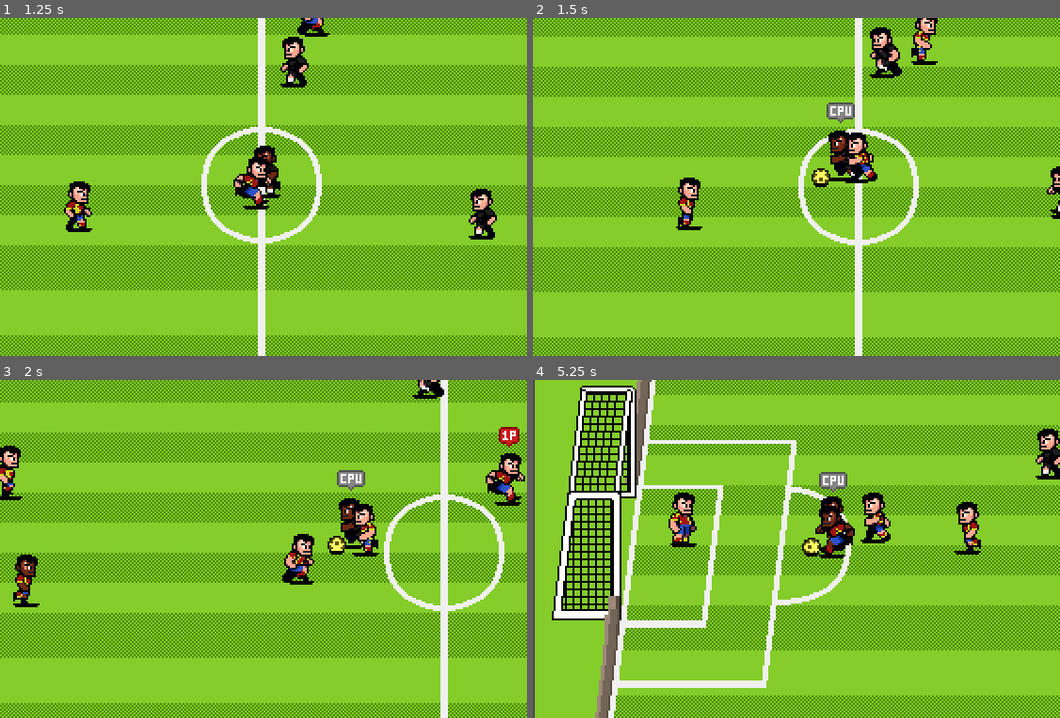
Above: before the commit, frames 1-4 (two rows, left to right).
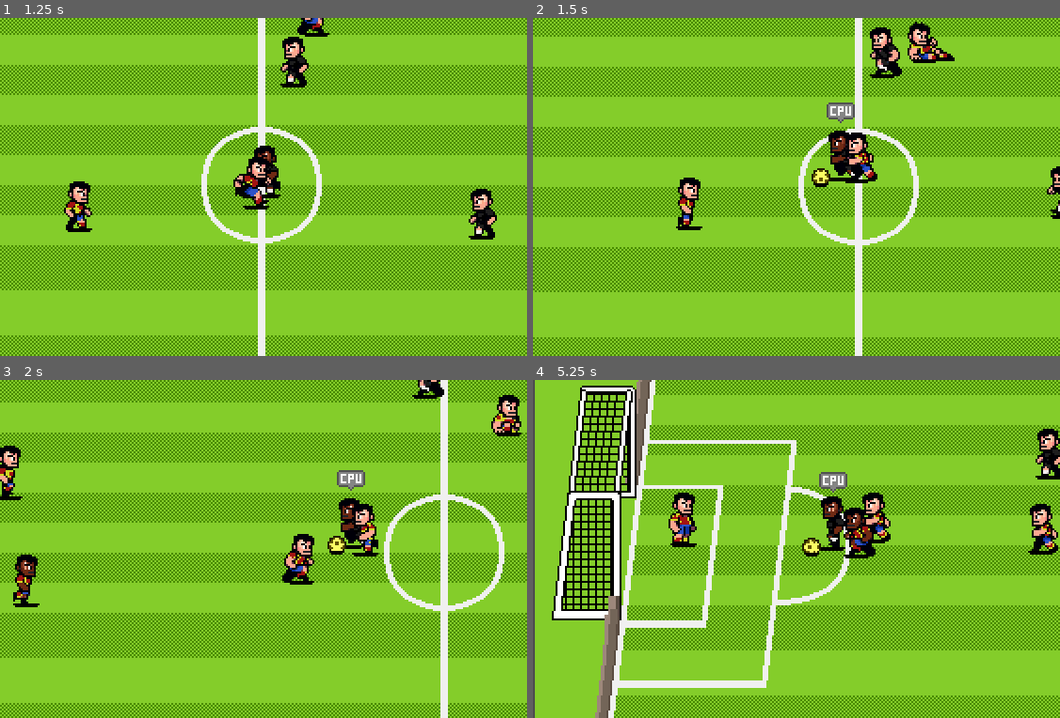
Above: after the commit, the same moments.

Repository: Weird726/soccer-course
Game: Godot game, scene res://scenes/world.tscn
Two runs of this game, one before a commit and one after it. Both use one fixed random seed, a clock stepped at 60 frames per second and the inputs below.
Inputs:
- Up to frame 1 (1.25 s): hold D (p1_right) from 0.53 s (still down); tap J (p1_pass) at 0.6 s
- Up to frame 2 (1.5 s): release D (p1_right) at 1.28 s; hold S (p1_down) from 1.28 s (still down); tap K (p1_shoot) at 1.35 s
- Up to frame 3 (2 s): keep holding S (p1_down)
- Up to frame 4 (5.25 s): release S (p1_down) at 2.03 s; hold D (p1_right) 2.03-2.78 s; tap one key every 0.75 s from 2.1 s: Down (p2_down) Left (p2_left) Keypad 1 (p2_pass) Right (p2_right) Keypad 2 (p2_shoot); hold W (p1_up) 2.78-3.53 s; hold A (p1_left) 3.53-5.03 s; hold S (p1_down) from 5.03 s (still down)

Frame 1 is identical in both runs. In frame 2, 0.7% of the frame differs, in the area x 71-80%, y 0-14%; in frame 3, 1.3%; in frame 4, 2.2%, in the area x 53-100%, y 36-53%.

Commit message:
completed tackling ability

Diff:
--- a/scenes/ball/ball_states/ball.gd
+++ b/scenes/ball/ball_states/ball.gd
@@ -5,6 +5,8 @@
 const BOUNCINESS := 0.8
 #距离高度阈值
 const DISTANCE_HIGH_PASS := 130
+#下跌高度速度
+const TUMBLE_HEIGHT_VELOCITY := 3.0
 
 #为状态定义一个枚举 “携带状态”，“自由状态”，“发射状态”
 enum State {CARRIED, FREEFORM, SHOT}
@@ -65,6 +67,11 @@
 	#切换状态
 	switch_state(Ball.State.SHOT)
 
+func tumble(tumble_velocity: Vector2) -> void:
+	velocity = tumble_velocity
+	carrier = null
+	height_velocity = TUMBLE_HEIGHT_VELOCITY
+	switch_state(Ball.State.FREEFORM)
 
 #设置一个速度方法，不会返回任何内容的向量
 func pass_to(destination: Vector2) -> void:
--- a/scenes/characters/ai_behavior.gd
+++ b/scenes/characters/ai_behavior.gd
@@ -9,6 +9,8 @@
 const SHOT_PROBABILITY := 0.3
 #创建一个球员速度常量
 const SPREAD_ASSIST_FACTOR := 0.8
+const TACKLE_DISTANCE := 15
+const TACKLE_PROBABILITY := 0.3
 
 #定义一些变量来存储引用
 var ball : Ball = null
@@ -56,6 +58,10 @@
 
 #AI决策部分
 func perform_ai_decisions() -> void:
+	#判断球是否被对方球员持有
+	if is_ball_possessed_by_opponent() and player.position.distance_to(ball.position) < TACKLE_DISTANCE and randf() < TACKLE_PROBABILITY:
+		#进入拦截状态
+		player.switch_state(Player.State.TACKLING)
 	#首先判断球员是否持球
 	if ball.carrier == player:
 		#计算球员与球门之间的距离
@@ -121,6 +127,10 @@
 	if not player.is_facing_target_goal():
 		player.heading = player.heading * -1
 
+#用于判断对手控球状态的方法
+func is_ball_possessed_by_opponent() -> bool:
+	#返回值
+	return ball.carrier != null and ball.carrier.country != player.country
 #创建一个判断球队当前是否持球的函数
 func is_ball_carried_by_teammate() -> bool:
 	#判断当前要有持球者的同时保证持球者不是玩家自己
--- a/scenes/characters/character_states/player_state.gd
+++ b/scenes/characters/character_states/player_state.gd
@@ -21,12 +21,14 @@
 var state_data : PlayerStateData = PlayerStateData.new()
 #定义一个目标变量
 var target_goal : Goal = null
+#定义一个抢断发射区域变量
+var tackle_damage_emitter_area : Area2D = null
 #队友检测区域
 var teammate_detection_area : Area2D = null
 
 #创建一个方法来设置这些状态节点,传入上下文玩家
 #将动画播放器作为属性的一部分进行传递
-func setup(context_player: Player, context_data : PlayerStat …(166 unchanged characters)… oal, context_target_goal: Goal, context_ai_behavior: AIBehavior) -> void:
+func setup(context_player: Player, context_data : PlayerStat …(166 unchanged characters)… oal, context_target_goal: Goal, context_tackle_damage_emitter_area: Area2D, context_ai_behavior: AIBehavior) -> void:
 	player = context_player
 	#设置正确的值
 	animation_player = context_animation_player
@@ -41,6 +43,7 @@
 	own_goal = context_own_goal
 	target_goal = context_target_goal
 	ai_behavior = context_ai_behavior
+	tackle_damage_emitter_area = context_tackle_damage_emitter_area
 
 
 #创建一个过渡状态方法,并传递参数(.new（）是设置为新实例）
--- a/scenes/characters/character_states/player_state_data.gd
+++ b/scenes/characters/character_states/player_state_data.gd
@@ -1,6 +1,8 @@
 #不需要扩展，做成一个简单容器
 class_name PlayerStateData
 
+#伤害的方向变量
+var hurt_direction: Vector2
 #创建一个射击方向变量，它是一个二维方向变量
 var shot_direction : Vector2
 #创建一个设计力度变量，它是一个浮点数
@@ -24,3 +26,7 @@
 	shot_power = power
 	#返回父类
 	return self
+
+func set_hurt_direction(direction: Vector2) -> PlayerStateData:
+	hurt_direction = direction
+	return self
--- /dev/null
+++ b/scenes/characters/character_states/player_state_hurt.gd
@@ -0,0 +1,26 @@
+class_name PlayerStateHurt
+extends PlayerState
+
+const AIR_FRICTION := 35.0
+const BALL_TUMBLE_SPEED := 100.0
+const DURATION_HURT := 1000
+const HURT_HEIGHT_VELOCITY := 3.0
+
+var time_start_hurt := Time.get_ticks_msec()
+
+func _enter_tree() -> void:
+	animation_player.play("hurt")
+	time_start_hurt = Time.get_ticks_msec()
+	player.height_velocity = HURT_HEIGHT_VELOCITY
+	#判断是否持球
+	if ball.carrier == player:
+		#球的下跌速度
+		ball.tumble(state_data.hurt_direction * BALL_TUMBLE_SPEED)
+
+func _process(delta: float) -> void:
+	#检查以流失的时间是否超过1秒
+	if Time.get_ticks_msec() - time_start_hurt > DURATION_HURT:
+		#如果超时，回复状态
+		transition_state(Player.State.RECOVERING)
+	#玩家的向量赋值
+	player.velocity = player.velocity.move_toward(Vector2.ZERO, delta * AIR_FRICTION)
--- a/scenes/characters/character_states/player_state_moving.gd
+++ b/scenes/characters/character_states/player_state_moving.gd
@@ -52,6 +52,6 @@
 			transition_state(Player.State.HEADER)
 
 	#判断玩家的速度是否与向量零不同，并且调用KeyUtils的is_action_just_pressed（）的方法，一个判断值判断是否过度到铲球状态
-	#if player.velocity != Vector2.ZERO and KeyUtils.is_action_just_pressed(player.control_scheme, KeyUtils.Action.SHOOT):
-	#	#发动信号并携带铲球的参数
-	#	state_transition_requested.emit(Player.State.TACKLING)
+	if player.velocity != Vector2.ZERO and KeyUtils.is_action_just_pressed(player.control_scheme, KeyUtils.Action.SHOOT):
+		#发动信号并携带铲球的参数
+		state_transition_requested.emit(Player.State.TACKLING)
--- a/scenes/characters/character_states/player_state_tackling.gd
+++ b/scenes/characters/character_states/player_state_tackling.gd
@@ -14,7 +14,7 @@
 #当我们进入树中.开始过度到这个状态
 func _enter_tree() -> void:
 	animation_player.play("tackle")
-
+	tackle_damage_emitter_area.monitorable = true
 
 #处理方法
 func _process(delta: float) -> void:
@@ -32,3 +32,7 @@
 		elif Time.get_ticks_msec() - time_finish_tackle > DURATION_PRIOR_RECOVERY:
 			#如果是就会转换到玩家的移动状态
 			transition_state(Player.State.RECOVERING)
+
+#退出状态后的停止监控方法
+func _exit_tree() -> void:
+	tackle_damage_emitter_area.monitoring = false
--- a/scenes/characters/player.gd
+++ b/scenes/characters/player.gd
@@ -24,7 +24,7 @@
 #为肤色创建一个枚举,浅色，中等，深色
 enum SkinColor {LIGHT, MEDIUM, DARK}
 #为所有不同的状态添加一个枚举
-enum State {MOVING, TACKLING, RECOVERING, PREPPING_SHOT, SHOOTING, PASSING, HEADER, VOLLEY_KICK, BLCYCLE_KICK, CHEST_CONTROL}
+enum State {MOVING, TACKLING, RECOVERING, PREPPING_SHOT, SHOOTING, PASSING, HEADER, VOLLEY_KICK, BLCYCLE_KICK, CHEST_CONTROL, HURT}
 #设置一个来自球的变量
 @export var ball : Ball
 #创建一个变量来存储这个枚举，让它成为一个可导出变量
@@ -39,6 +39,7 @@
 @onready var ball_detection_area: Area2D = %BallDetectionArea
 @onready var control_sprite: Sprite2D = %ControlSprite
 @onready var player_sprite: Sprite2D = %PlayerSprite
+@onready var tackle_damage_emitter_area: Area2D = %TackleDamageEmitterArea
 @onready var teammate_detection_area: Area2D = %TeammateDetectionArea
 
 #存储AI数据的变量
@@ -77,6 +78,7 @@
 	set_shader_properties()
 	#AI行为方法
 	setup_ai_behavior()
+	tackle_damage_emitter_area.body_entered.connect(on_tackle_player.bind())
 	#初始化存储位置为当前位置
 	spawn_position = position
 
@@ -137,7 +139,7 @@
 	#创建一个新状态，从状态工厂获取它并传入状态
 	current_state = state_factory.get_fresh_state(state)
 	#进行设置两个参数“玩家”与“动画机状态”(主对象)
-	current_state.setup(self, state_data, animation_player, ball, teammate_detection_area, ball_detection_area, own_goal, target_goal, ai_behavior)
+	current_state.setup(self, state_data, animation_player, ball, teammate_detection_area, ball_detection_area, own_goal, target_goal,tackle_damage_emitter_area, ai_behavior)
 	#添加节点前先连接到信号，要绑定状态方法
 	current_state.state_transition_requested.connect(switch_state.bind())
 	#给节点起个特殊的名称，称之为玩家状态机,以字符串形式添加名称
@@ -183,12 +185,19 @@
 func flip_sprites() -> void:
 	if heading == Vector2.RIGHT:
 		player_sprite.flip_h = false
+		tackle_damage_emitter_area.scale.x = 1
 	elif heading == Vector2.LEFT:
 		player_sprite.flip_h = true
+		tackle_damage_emitter_area.scale.x = -1
 
 #翻转精灵方法.可见或者不可见
 func set_sprite_visibility() -> void:
 	control_sprite.visible = has_ball() or not control_scheme == ControlScheme.CPU
+
+#抢断伤害方法
+func get_hurt(hurt_origin: Vector2) -> void:
+	#转换时传递正确信息
+	switch_state(Player.State.HURT, PlayerStateData.build().set_hurt_direction(hurt_origin))
 
 #设置一个检查当前是否持有球的方法
 func has_ball() -> bool:
@@ -206,6 +215,13 @@
 	#返回一个大小为1的向量,同时确保角度小于90°，这才能保证余弦值才是正的
 	return heading.dot(direction_to_target_goal) > 0
 
+#抢断方法
+func on_tackle_player(player: Player) -> void:
+	#判断玩家是否持球
+	if player != self and player.country != country and player == ball.carrier:
+		#抢断后的位置方向
+		player.get_hurt(position.direction_to(player.position))
+
 #创建一个回调方法
 func on_animation_complete() -> void:
 	#判断玩家数据是否为空
--- a/scenes/characters/player.tscn
+++ b/scenes/characters/player.tscn
@@ -277,12 +277,30 @@
 "values": [12, 13, 14, 15, 16, 17]
 }
 
+[sub_resource type="Animation" id="Animation_xhtjm"]
+resource_name = "hurt"
+length = 0.2
+step = 0.1
+tracks/0/type = "value"
+tracks/0/imported = false
+tracks/0/enabled = true
+tracks/0/path = NodePath("PlayerSprite:frame")
+tracks/0/interp = 1
+tracks/0/loop_wrap = true
+tracks/0/keys = {
+"times": PackedFloat32Array(0, 0.1),
+"transitions": PackedFloat32Array(1, 1),
+"update": 1,
+"values": [54, 55]
+}
+
 [sub_resource type="AnimationLibrary" id="AnimationLibrary_76oj4"]
 _data = {
 &"RESET": SubResource("Animation_yewv4"),
 &"bicycle_kick": SubResource("Animation_eojnx"),
 &"chest_control": SubResource("Animation_2l4js"),
 &"header": SubResource("Animation_7vyk4"),
+&"hurt": SubResource("Animation_xhtjm"),
 &"idel": SubResource("Animation_rp718"),
 &"kick": SubResource("Animation_6eyoc"),
 &"prep_kick": SubResource("Animation_kqtwu"),
@@ -301,12 +319,14 @@
 radius = 6.0
 height = 20.0
 
+[sub_resource type="RectangleShape2D" id="RectangleShape2D_6eyoc"]
+size = Vector2(7, 7)
+
 [node name="Player" type="CharacterBody2D"]
 collision_layer = 2
 platform_floor_layers = 2
 platform_wall_layers = 1
 script = ExtResource("1_yewv4")
-control_scheme = null
 power = 150.0
 speed = 80.0
 
@@ -364,3 +384,14 @@
 position = Vector2(0, -8)
 rotation = 1.5708
 shape = SubResource("CapsuleShape2D_dyp2m")
+
+[node name="TackleDamageEmitterArea" type="Area2D" parent="."]
+unique_name_in_owner = true
+collision_layer = 0
+collision_mask = 2
+monitoring = false
+monitorable = false
+
+[node name="CollisionShape2D" type="CollisionShape2D" parent="TackleDamageEmitterArea"]
+position = Vector2(13, -3)
+shape = SubResource("RectangleShape2D_6eyoc")
--- a/scenes/characters/player_state_factory.gd
+++ b/scenes/characters/player_state_factory.gd
@@ -9,6 +9,7 @@
 	states = {
 		Player.State.BLCYCLE_KICK:PlayerStateBicycleKick,
 		Player.State.CHEST_CONTROL:PlayerStateChestControl,
+		Player.State.HURT:PlayerStateHurt,
 		Player.State.MOVING:PlayerStateMoving,
 		Player.State.PASSING:PlayerStatePassing,
 		Player.State.PREPPING_SHOT:PlayerStatePreppingShot,
Not shown, added: scenes/characters/character_states/player_state_hurt.gd.uid
Not shown: 1 places in scenes/characters/player.tscn that only renumber resources
